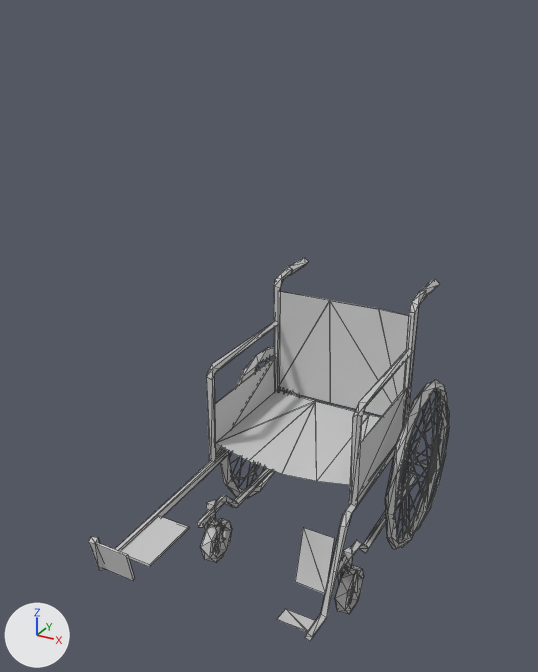
What one commit did to the Blender file Blender/character.blend.
Both versions are drawn from a 50 mm camera at (11.8, -25.0, 22.5) aimed at (-0.8, -2.2, 11.1). The lights are fixed; the arrows at lower left show +X, +Y and +Z. Mesh edges are drawn as thin lines.

The scene before the commit, as lines of its bpy script (objects in view):
```python
me_polysurface13_polysurface14_001 = bpy.data.meshes.new('polySurface13 polySurface14.001')
me_polysurface13_polysurface14_001.from_pydata(...)  # 912 vertices, 1678 faces; spans x -4.1..4.1, y -2.1..2.0, z -0.1..21.9
me_polysurface13_polysurface14_001.materials.append(mat_initialshadinggroup)  # its picture is missing
me_smdimport_003 = bpy.data.meshes.new('SMDImport.003')
me_smdimport_003.from_pydata(...)  # 66 vertices, 106 faces; spans x -0.3..0.28, y -0.96..0.94, z -0.93..0.97
# faces by material slot: [50, 56]
me_smdimport_003.materials.append(mat_mat_riau__35)  # its picture is missing
me_smdimport_003.materials.append(mat_mat_riau__38)  # its picture is missing
me_smdimport_005 = bpy.data.meshes.new('SMDImport.005')
me_smdimport_005.from_pydata(...)  # 66 vertices, 106 faces; spans x -0.3..0.28, y -0.96..0.94, z -0.93..0.97
# faces by material slot: [50, 56]
me_smdimport_005.materials.append(mat_mat_riau__35)  # its picture is missing
me_smdimport_005.materials.append(mat_mat_riau__38)  # its picture is missing
ob_charactercolorpalettetexture = bpy.data.objects.new('characterColorPaletteTexture', me_polysurface13_polysurface14_001)
ob_charactercolorpalettetexture.location = (0.0, 0.0, 0.0)
ob_charactercolorpalettetexture.hide_viewport = True
ob_wheell = bpy.data.objects.new('wheelL', me_smdimport_005)
ob_wheell.location = (3.22, -2.7, 0.94)
ob_wheelr = bpy.data.objects.new('wheelR', me_smdimport_003)
ob_wheelr.location = (-3.16, -2.69, 0.94)
# also in view: 'Wheelchair' at (0.0, -2.4, 6.3); 'wheelBigR' at (-4.0, 2.9, 3.9); 'wheelBigL' at (4.0, 2.9, 3.9)
```
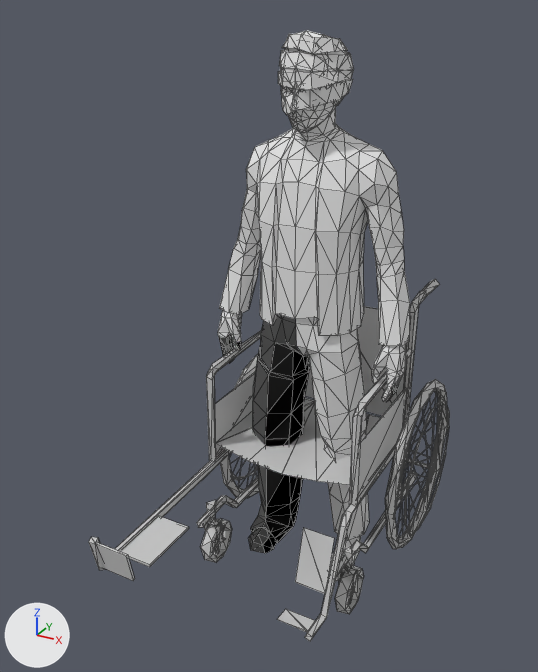
The change, as a list of edits to the scene's bpy script:
```text
Change ob_charactercolorpalettetexture:
    remove ob_charactercolorpalettetexture.hide_viewport = True
```

Pixel boxes [x1, y1, x2, y2] of what changed, in the pictures (538 x 672 px):
'characterColorPaletteTexture', shown: after [218, 30, 410, 581]
